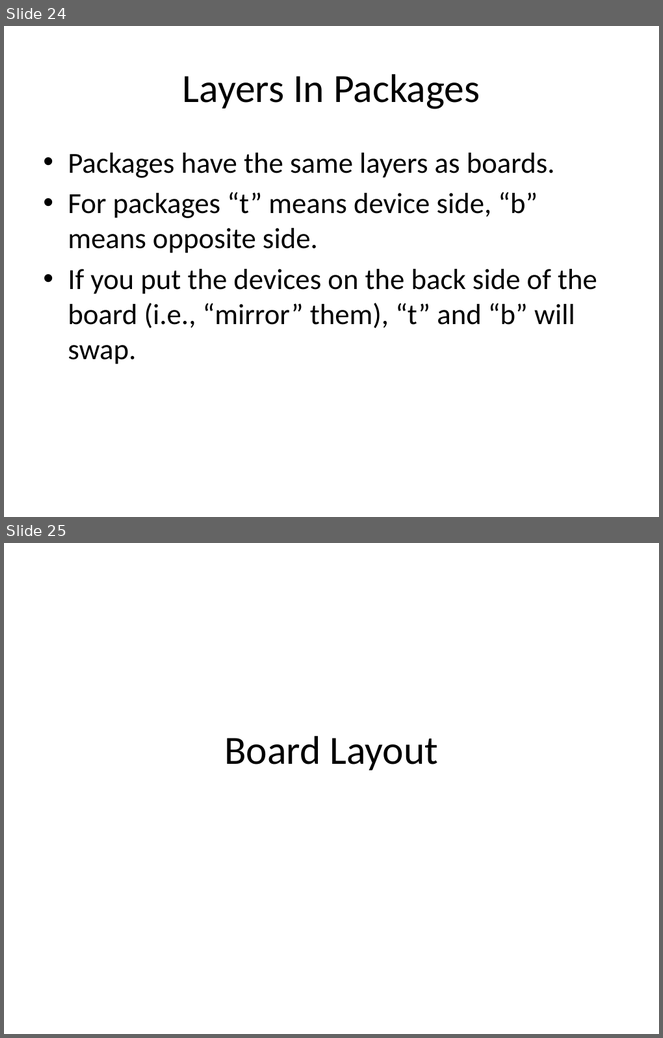
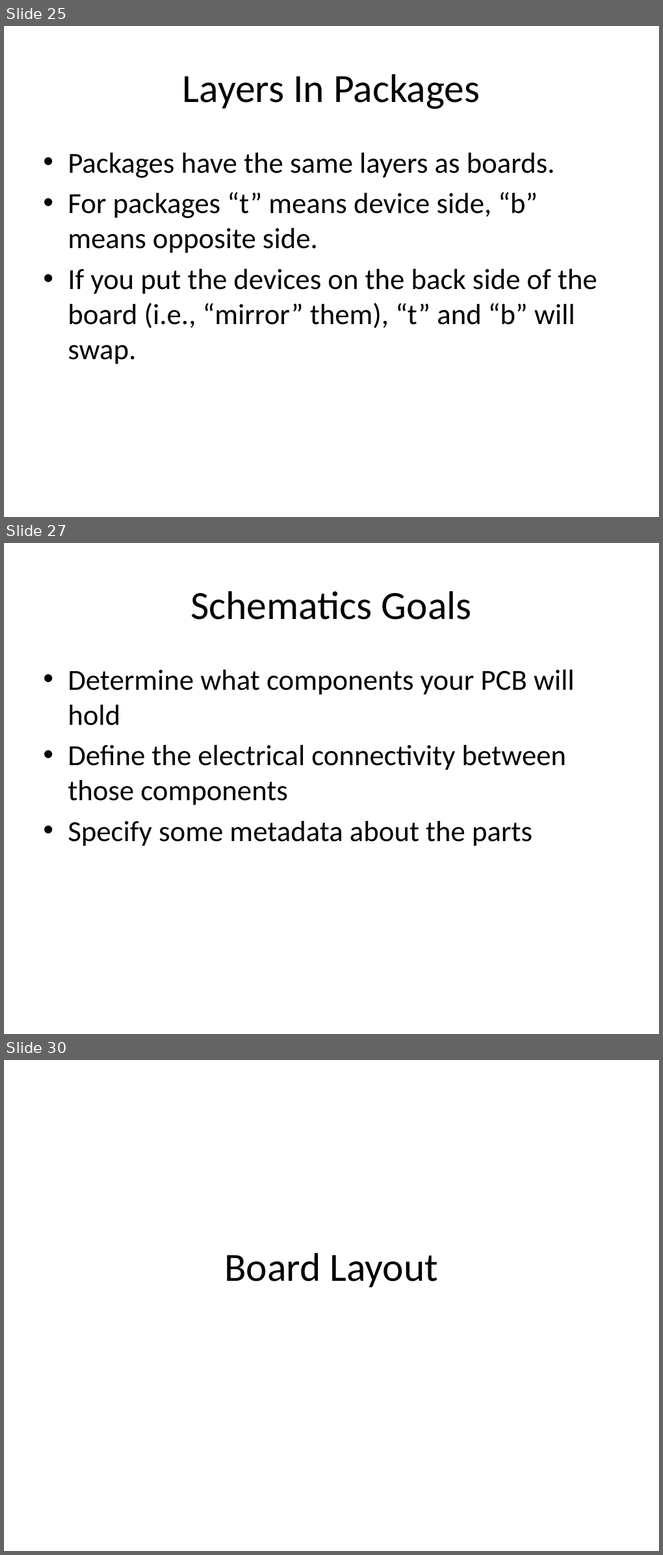
Before and after one commit to NVSL/QuadClass-Resources, a slide deck: Lecture Slides/Lab01-Eagle-Intro.pptx. Shown one above the other, each under a label of ours: slides 24 and 25 before the commit, slides 25, 27 and 30 after it; the slides between them are not shown. The pictures are 663x1038 and 663x1555 pixels, drawn with LibreOffice and Linux fonts; fonts in the diff are those of the drawing. Boxes give left, top, right and bottom in pixels: in the first picture for what was removed or moved away, otherwise in the second. Text is boxed around its words. In the diff, an @@ line names an element or a change of style, - is before the commit and + after.

```diff
--- a/Lecture Slides/Lab01-Eagle-Intro.pptx
+++ b/Lecture Slides/Lab01-Eagle-Intro.pptx
@@ slide 27 added at bbox=[4, 543, 659, 1034], background #FFFFFF @@
@@ title added at bbox=[191, 591, 472, 620], 44 pt, text #000000 @@
+Schematics Goals
@@ text added at bbox=[68, 670, 575, 847], 32 pt, text #000000 @@
+• Determine what components your PCB will hold
+• Define the electrical connectivity between those components
+• Specify some metadata about the parts
@@ what was slide 24 is now slide 25 @@
@@ what was slide 25 is now slide 30 @@
```
Also in this commit, not shown: 1 slide changed, 4 other slides added, 3 other files.
